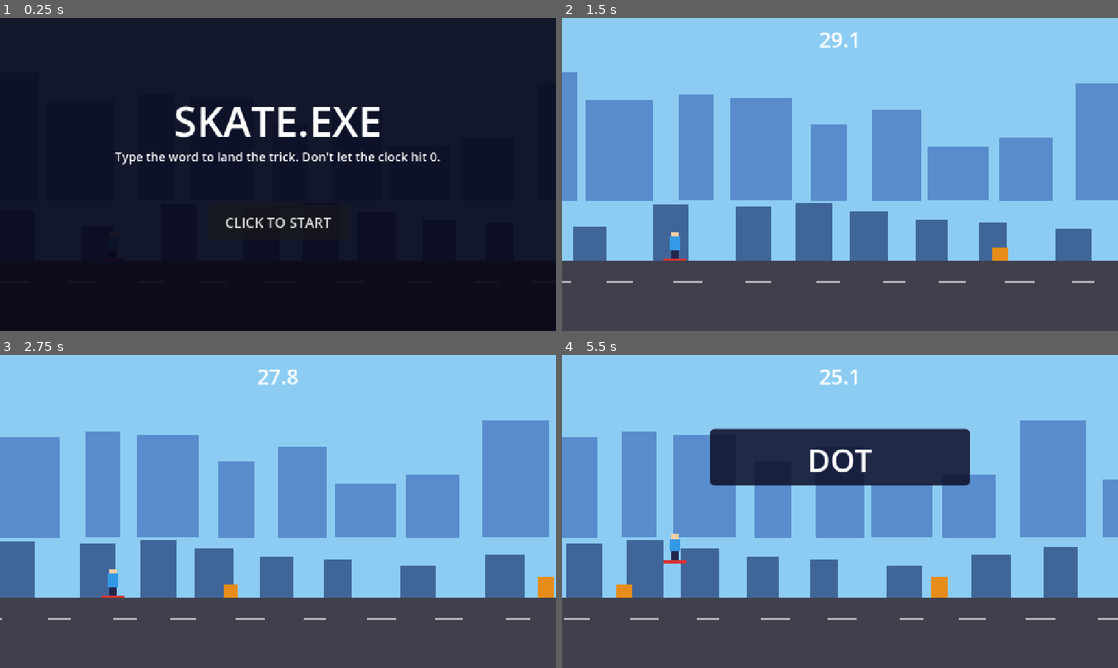
Above: before the commit, frames 1-4 (two rows, left to right).
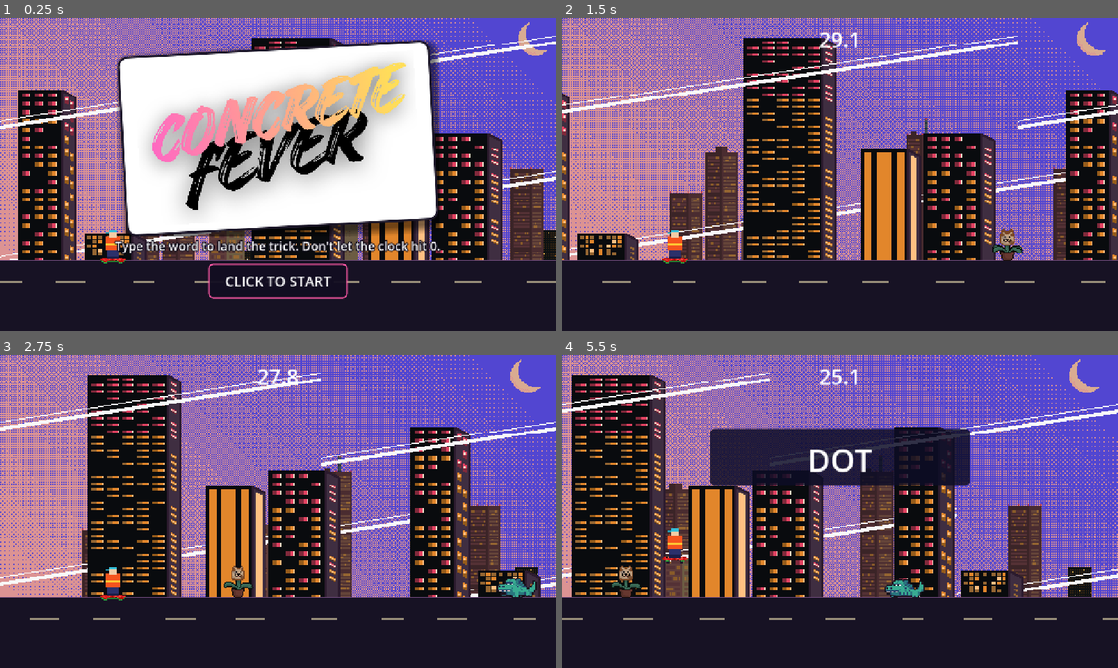
Above: after the commit, the same moments.

Repository: Sleepyad/HackTheFuture
Game: Godot game, scene res://scenes/main.tscn
The game is run twice, just before and just after one commit, with the same random seed, the same clock (stepped at 60 frames per second) and the same inputs.
Inputs:
- Up to frame 1 (0.25 s): no input
- Up to frame 2 (1.5 s): click "CLICK TO START" at 0.5 s; tap Enter at 1.25 s
- Up to frame 3 (2.75 s): no input
- Up to frame 4 (5.5 s): no input

The runs differ from the first frame. In frame 1, 75% of the frame differs, in the area x 0-100%, y 0-90%; in frame 2, 100%, in the area x 0-100%, y 0-100%; in frame 3, 100%; in frame 4, 94%.

Commit message:
D: art assets, skater sprite, title logo and glitch shader, parallax background
- Add assets/ (sprites, 3 parallax backgrounds, title logo, glitch shader)
- skater.tscn: board sprite from the atlas, reworked body/cap colors
- screens.gd/.tscn: CONCRETE FEVER logo sticker with burst glitch (D3)
- New background.gd/.tscn parallax and obstacle.gd/.tscn
- Wire the background into main.gd/main.tscn
- Add .gitignore for .DS_Store and HackAThon/.godot/

Co-Authored-By: Claude Opus 5 <noreply@anthropic.com>

Diff:
--- /dev/null
+++ b/HackAThon/assets/shaders/title_glitch.gdshader
@@ -0,0 +1,33 @@
+shader_type canvas_item;
+// D3 - VHS / dead-channel glitch. Drive `amount` from 0 (clean) to 1 (full tear) and
+// change `seed_t` every frame of a burst so the torn slices keep reshuffling.
+// Reusable: the same shader can go on B's WordPopup from level 3.
+
+uniform float amount : hint_range(0.0, 1.0) = 0.0;
+uniform float seed_t = 0.0;
+uniform float slices = 22.0;
+
+float rand(float x) {
+	return fract(sin(x * 1273.37) * 43758.5453);
+}
+
+void fragment() {
+	vec2 uv = UV;
+
+	// Shove a few horizontal bands sideways; step() keeps most of them untouched.
+	float band = floor(uv.y * slices);
+	float r = rand(band + floor(seed_t * 37.0));
+	float torn = step(0.62, r);
+	uv.x = clamp(uv.x + (r - 0.5) * 0.18 * amount * torn, 0.0, 1.0);
+
+	// Chromatic split: red and blue drift apart as the glitch ramps up.
+	float ca = 0.010 * amount;
+	vec2 ruv = vec2(clamp(uv.x - ca, 0.0, 1.0), uv.y);
+	vec2 buv = vec2(clamp(uv.x + ca, 0.0, 1.0), uv.y);
+	vec4 mid = texture(TEXTURE, uv);
+	COLOR = vec4(texture(TEXTURE, ruv).r, mid.g, texture(TEXTURE, buv).b, mid.a);
+
+	// Thin dark scanline sweeping down during the burst.
+	float line = smoothstep(0.03, 0.0, abs(fract(uv.y - seed_t * 0.9) - 0.5));
+	COLOR.rgb -= line * 0.35 * amount;
+}
--- /dev/null
+++ b/HackAThon/scenes/background.tscn
@@ -0,0 +1,7 @@
+[gd_scene load_steps=2 format=3]
+
+[ext_resource type="Script" path="res://scripts/background.gd" id="1"]
+
+[node name="Background" type="Node2D"]
+z_index = -20
+script = ExtResource("1")
--- a/HackAThon/scenes/main.tscn
+++ b/HackAThon/scenes/main.tscn
@@ -1,9 +1,10 @@
-[gd_scene load_steps=6 format=3]
+[gd_scene load_steps=7 format=3]
 
 [ext_resource type="Script" path="res://scripts/main.gd" id="1"]
 [ext_resource type="PackedScene" path="res://scenes/skater.tscn" id="2"]
 [ext_resource type="PackedScene" path="res://scenes/hud.tscn" id="3"]
 [ext_resource type="PackedScene" path="res://scenes/screens.tscn" id="4"]
+[ext_resource type="PackedScene" path="res://scenes/background.tscn" id="5"]
 
 [sub_resource type="RectangleShape2D" id="1"]
 size = Vector2(3000, 40)
@@ -11,17 +12,7 @@
 [node name="Main" type="Node2D"]
 script = ExtResource("1")
 
-[node name="Sky" type="ColorRect" parent="."]
-z_index = -10
-offset_right = 1280.0
-offset_bottom = 720.0
-color = Color(0.55, 0.8, 0.95, 1)
-
-[node name="FarLayer" type="Node2D" parent="."]
-z_index = -9
-
-[node name="NearLayer" type="Node2D" parent="."]
-z_index = -8
+[node name="Background" parent="." instance=ExtResource("5")]
 
 [node name="Ground" type="StaticBody2D" parent="."]
 position = Vector2(640, 560)
@@ -34,7 +25,13 @@
 offset_left = -640.0
 offset_right = 640.0
 offset_bottom = 160.0
-color = Color(0.25, 0.25, 0.3, 1)
+color = Color(0.09, 0.07, 0.14, 1)
+
+[node name="Curb" type="ColorRect" parent="Ground"]
+offset_left = -640.0
+offset_top = -4.0
+offset_right = 640.0
+color = Color(0.45, 0.3, 0.5, 1)
 
 [node name="StripeLayer" type="Node2D" parent="."]
 
--- /dev/null
+++ b/HackAThon/scenes/obstacle.tscn
@@ -0,0 +1,9 @@
+[gd_scene load_steps=2 format=3]
+
+[ext_resource type="Script" path="res://scripts/obstacle.gd" id="1"]
+
+[node name="Obstacle" type="Node2D"]
+script = ExtResource("1")
+
+[node name="Sprite" type="Sprite2D" parent="."]
+texture_filter = 1
--- a/HackAThon/scenes/screens.tscn
+++ b/HackAThon/scenes/screens.tscn
@@ -1,14 +1,27 @@
-[gd_scene load_steps=2 format=3]
+[gd_scene load_steps=5 format=3]
 
 [ext_resource type="Script" path="res://scripts/screens.gd" id="1"]
+[ext_resource type="Texture2D" path="res://assets/sprite/title/concrete_fever.png" id="2"]
+[ext_resource type="Shader" path="res://assets/shaders/title_glitch.gdshader" id="3"]
+
+[sub_resource type="ShaderMaterial" id="1"]
+shader = ExtResource("3")
+shader_parameter/amount = 0.0
+shader_parameter/seed_t = 0.0
+shader_parameter/slices = 22.0
 
 [node name="Screens" type="CanvasLayer"]
 layer = 20
 script = ExtResource("1")
 
 [node name="TitleScreen" type="ColorRect" parent="."]
+color = Color(0, 0, 0, 0)
 
-[node name="TitleLabel" type="Label" parent="TitleScreen"]
+[node name="LogoCard" type="Panel" parent="TitleScreen"]
+
+[node name="Logo" type="TextureRect" parent="TitleScreen/LogoCard"]
+material = SubResource("1")
+texture = ExtResource("2")
 
 [node name="HintLabel" type="Label" parent="TitleScreen"]
 
--- a/HackAThon/scenes/skater.tscn
+++ b/HackAThon/scenes/skater.tscn
@@ -1,9 +1,14 @@
-[gd_scene load_steps=3 format=3]
+[gd_scene load_steps=5 format=3]
 
 [ext_resource type="Script" path="res://scripts/skater.gd" id="1"]
+[ext_resource type="Texture2D" path="res://assets/sprite/mc/dexDeuxPack.png" id="2"]
 
 [sub_resource type="RectangleShape2D" id="1"]
 size = Vector2(32, 64)
+
+[sub_resource type="AtlasTexture" id="2"]
+atlas = ExtResource("2")
+region = Rect2(48, 324, 32, 8)
 
 [node name="Skater" type="CharacterBody2D"]
 script = ExtResource("1")
@@ -15,30 +20,71 @@
 [node name="Body" type="Node2D" parent="."]
 position = Vector2(0, -32)
 
-[node name="Board" type="ColorRect" parent="Body"]
-offset_left = -28.0
-offset_top = 26.0
-offset_right = 28.0
-offset_bottom = 32.0
-color = Color(0.85, 0.2, 0.2, 1)
+[node name="WheelBack" type="ColorRect" parent="Body"]
+offset_left = -20.0
+offset_top = 32.0
+offset_right = -11.0
+offset_bottom = 40.0
+color = Color(0.12, 0.1, 0.16, 1)
+
+[node name="WheelFront" type="ColorRect" parent="Body"]
+offset_left = 11.0
+offset_top = 32.0
+offset_right = 20.0
+offset_bottom = 40.0
+color = Color(0.12, 0.1, 0.16, 1)
+
+[node name="Board" type="Sprite2D" parent="Body"]
+texture_filter = 1
+position = Vector2(0, 29)
+scale = Vector2(2, 2)
+texture = SubResource("2")
 
 [node name="Legs" type="ColorRect" parent="Body"]
-offset_left = -10.0
-offset_top = 6.0
-offset_right = 10.0
+offset_left = -14.0
+offset_top = 2.0
+offset_right = 14.0
+offset_bottom = 24.0
+color = Color(0.17, 0.19, 0.42, 1)
+
+[node name="Cuffs" type="ColorRect" parent="Body"]
+offset_left = -15.0
+offset_top = 20.0
+offset_right = 15.0
 offset_bottom = 26.0
-color = Color(0.15, 0.15, 0.3, 1)
+color = Color(0.11, 0.12, 0.28, 1)
 
 [node name="Torso" type="ColorRect" parent="Body"]
-offset_left = -12.0
+offset_left = -16.0
 offset_top = -24.0
-offset_right = 12.0
+offset_right = 16.0
 offset_bottom = 6.0
-color = Color(0.2, 0.6, 0.9, 1)
+color = Color(0.96, 0.33, 0.12, 1)
+
+[node name="Stripe" type="ColorRect" parent="Body"]
+offset_left = -16.0
+offset_top = -10.0
+offset_right = 16.0
+offset_bottom = -5.0
+color = Color(1, 0.78, 0.2, 1)
 
 [node name="Head" type="ColorRect" parent="Body"]
 offset_left = -8.0
 offset_top = -36.0
 offset_right = 8.0
-offset_bottom = -24.0
+offset_bottom = -23.0
 color = Color(0.95, 0.8, 0.65, 1)
+
+[node name="Cap" type="ColorRect" parent="Body"]
+offset_left = -10.0
+offset_top = -41.0
+offset_right = 10.0
+offset_bottom = -34.0
+color = Color(0.2, 0.75, 0.85, 1)
+
+[node name="Brim" type="ColorRect" parent="Body"]
+offset_left = -18.0
+offset_top = -36.0
+offset_right = -9.0
+offset_bottom = -33.0
+color = Color(0.14, 0.6, 0.7, 1)
--- /dev/null
+++ b/HackAThon/scripts/background.gd
@@ -0,0 +1,61 @@
+class_name SkyBackground
+extends Node2D
+## D2 - Dusk city parallax.
+## Eight PSD layers exported from assets/sprite/Dusk, stacked back-to-front and
+## scrolled at different rates. Main calls scroll() every frame with the distance
+## the world travelled, so slow-mo during a trick slows the skyline too.
+
+const SRC_W := 512.0                  # source art size
+const SRC_H := 288.0
+const VIEW_W := 1280.0                # viewport size
+const VIEW_H := 720.0
+const ZOOM := VIEW_H / SRC_H          # 2.5 -> art fills the screen exactly
+const TILE_W := SRC_W * ZOOM          # 1280 px per copy
+const COPIES := 2                     # enough to cover the screen while wrapping
+
+# Back to front. The order matches the original PSD stack (0 is the sky plate,
+# 7 the foreground wires); factor is the fraction of the world speed each gets.
+const LAYERS := [
+	{"file": "Dusk_0007_0.png", "factor": 0.00},   # sky + gradient
+	{"file": "Dusk_0006_1.png", "factor": 0.05},
+	{"file": "Dusk_0005_2.png", "factor": 0.02},   # moon - almost pinned
+	{"file": "Dusk_0004_3.png", "factor": 0.12},
+	{"file": "Dusk_0003_4.png", "factor": 0.20},
+	{"file": "Dusk_0002_5.png", "factor": 0.30},
+	{"file": "Dusk_0001_6.png", "factor": 0.45},   # the big towers
+	{"file": "Dusk_0000_7.png", "factor": 0.65},   # power lines in front
+]
+const DIR := "res://assets/sprite/Dusk/Original/"
+
+var _layers: Array[Dictionary] = []   # {sprites: Array[Sprite2D], factor: float}
+
+
+func _ready() -> void:
+	for i in LAYERS.size():
+		var data: Dictionary = LAYERS[i]
+		var tex: Texture2D = load(DIR + String(data["file"]))
+		var sprites: Array[Sprite2D] = []
+		for copy in COPIES:
+			var s := Sprite2D.new()
+			s.texture = tex
+			s.centered = false
+			s.texture_filter = CanvasItem.TEXTURE_FILTER_NEAREST   # keep the pixels crisp
+			s.scale = Vector2(ZOOM, ZOOM)
+			s.position = Vector2(copy * TILE_W, 0.0)
+			s.z_index = i                                          # relative to this node (-20)
+			add_child(s)
+			sprites.append(s)
+		_layers.append({"sprites": sprites, "factor": float(data["factor"])})
+
+
+# Called by Main with the distance the world moved this frame (px).
+func scroll(dist: float) -> void:
+	for layer in _layers:
+		var factor: float = layer["factor"]
+		if factor == 0.0:
+			continue
+		var sprites: Array = layer["sprites"]
+		for s: Sprite2D in sprites:
+			s.position.x -= dist * factor
+			if s.position.x <= -TILE_W:
+				s.position.x += TILE_W * COPIES
--- a/HackAThon/scripts/main.gd
+++ b/HackAThon/scripts/main.gd
@@ -1,7 +1,8 @@
 extends Node2D
 ## Main: scrolling parallax world, obstacle spawner, automatic jump trigger, run flow.
-## The skater stays put; layers and obstacles move left. All scrolling uses _process
-## delta, which Godot scales by Engine.time_scale, so slow-mo during tricks is free.
+## The skater stays put; the background, road stripes and obstacles move left. All
+## scrolling uses _process delta, which Godot scales by Engine.time_scale, so slow-mo
+## during tricks is free.
 
 const W := 1280.0
 const GROUND_Y := 560.0
@@ -11,22 +12,24 @@
 const GAP_MAX := 780.0
 const SPAWN_X := W + 60.0
 
+const OBSTACLE_SCENE := preload("res://scenes/obstacle.tscn")
+
 var playing := false
 var _layers: Array[Dictionary] = []  # {node, factor, span}
-var _obstacles: Array[ColorRect] = []
+var _obstacles: Array[Obstacle] = []
 var _next_gap := GAP_MIN
+var _last_kind := ""
 
 @onready var skater: Skater = $Skater
+@onready var background: SkyBackground = $Background
 @onready var obstacle_root: Node2D = $Obstacles
 @onready var hud: GameHUD = $HUD
 @onready var screens: GameScreens = $Screens
 
 
 func _ready() -> void:
-	# far buildings, near buildings, ground dashes (parallax factor = fraction of speed)
-	_build_layer($FarLayer, 420.0, Vector2(80, 160), Vector2(120, 300), Vector2(10, 60), Color(0.35, 0.55, 0.8), 0.15)
-	_build_layer($NearLayer, 560.0, Vector2(60, 120), Vector2(60, 160), Vector2(40, 120), Color(0.25, 0.4, 0.6), 0.45)
-	_build_layer($StripeLayer, 610.0, Vector2(50, 70), Vector2(6, 6), Vector2(70, 110), Color(1, 1, 1, 0.6), 1.0)
+	# Dusk skyline parallax lives in Background.tscn; here we only add the road dashes.
+	_build_layer($StripeLayer, 610.0, Vector2(50, 70), Vector2(6, 6), Vector2(70, 110), Color(1, 0.95, 0.75, 0.55), 1.0)
 	hud.visible = false                      # Game's clock ticks from boot; hide until a run starts
 	screens.start_requested.connect(_start_run)
 	Game.game_over.connect(_on_game_over)
@@ -36,6 +39,7 @@
 	if not playing:
 		return
 	var speed := lerpf(SPEED_EASY, SPEED_HARD, Game.difficulty)
+	background.scroll(speed * delta)
 	_scroll_layers(speed * delta)
 	_move_obstacles(speed * delta)
 	_maybe_spawn()
@@ -64,7 +68,7 @@
 	screens.show_game_over(survived)
 
 
-# ---------- PARALLAX ----------
+# ---------- ROAD DASHES ----------
 
 # Fills `root` with random ColorRects in a row, wide enough to wrap seamlessly.
 func _build_layer(root: Node2D, y_bottom: float, w: Vector2, h: Vector2, gap: Vector2, color: Color, factor: float) -> void:
@@ -96,7 +100,7 @@
 	for i in range(_obstacles.size() - 1, -1, -1):
 		var o := _obstacles[i]
 		o.position.x -= dist
-		if o.position.x + o.size.x < -80.0:
+		if o.position.x + o.width < -80.0:
 			o.queue_free()
 			_obstacles.remove_at(i)
 
@@ -104,10 +108,13 @@
 func _maybe_spawn() -> void:
 	if not _obstacles.is_empty() and _obstacles.back().position.x > W - _next_gap:
 		return
-	var o := ColorRect.new()
-	o.size = Vector2(randf_range(30.0, 60.0), randf_range(30.0, 60.0))
-	o.position = Vector2(SPAWN_X, GROUND_Y - o.size.y)
-	o.color = Color(0.9, 0.55, 0.1)
+	var kind := Obstacle.random_kind()
+	while kind == _last_kind:                # don't send the same critter twice in a row
+		kind = Obstacle.random_kind()
+	_last_kind = kind
+	var o: Obstacle = OBSTACLE_SCENE.instantiate()
+	o.setup(kind)
+	o.position = Vector2(SPAWN_X, GROUND_Y)
 	obstacle_root.add_child(o)
 	_obstacles.append(o)
 	_next_gap = randf_range(GAP_MIN, GAP_MAX)
@@ -121,7 +128,7 @@
 	var air := lerpf(Game.AIR_TIME_EASY, Game.AIR_TIME_HARD, Game.difficulty)
 	var flight := air * Game.SLOWMO_SCALE
 	for o in _obstacles:
-		var dx := o.position.x + o.size.x * 0.5 - skater.position.x
+		var dx := o.position.x + o.width * 0.5 - skater.position.x
 		if dx > 0.0 and dx <= speed * flight * 0.5:
 			skater.try_jump()
 			return
--- /dev/null
+++ b/HackAThon/scripts/obstacle.gd
@@ -0,0 +1,104 @@
+class_name Obstacle
+extends Node2D
+## One street hazard. The sheets are plain strips/grids, so a single Sprite2D with
+## hframes/vframes is enough - no SpriteFrames resource needed.
+##
+## `art` is the tight bounding box of the drawing inside one cell (measured once,
+## hard-coded here). We use it to park the node's origin on the obstacle's bottom-left
+## corner, which is what Main's spawn and jump-trigger maths expect, and to report a
+## `width` that matches what the player actually sees.
+const KINDS := {
+	"dog": {
+		"texture": "res://assets/sprite/dog/Dog.png",
+		"hframes": 8, "vframes": 2, "first": 8, "frames": 8,   # row 1 = the yellow dog
+		"art": Rect2(0, 2, 16, 14), "fps": 10.0, "zoom": 4.2, "flip": false, "hover": 0.0,
+	},
+	"cat": {
+		"texture": "res://assets/sprite/cat/cat_walk.png",
+		"hframes": 8, "vframes": 1, "first": 0, "frames": 8,
+		"art": Rect2(0, 0, 28, 30), "fps": 8.0, "zoom": 2.5, "flip": false, "hover": 0.0,
+	},
+	"grandma": {
+		"texture": "res://assets/sprite/grandma/grandma_walk.png",
+		"hframes": 7, "vframes": 1, "first": 0, "frames": 7,   # art walks right, flip to face us
+		"art": Rect2(1, 0, 15, 16), "fps": 7.0, "zoom": 4.2, "flip": true, "hover": 0.0,
+	},
+	"croc": {
+		"texture": "res://assets/sprite/croc/croc_walk.png",
+		"hframes": 6, "vframes": 1, "first": 0, "frames": 6,
+		"art": Rect2(1, 17, 29, 15), "fps": 9.0, "zoom": 3.2, "flip": false, "hover": 0.0,
+	},
+	"balloon": {
+		"texture": "res://assets/sprite/ballon/Balloon.png",
+		"region": Rect2(90, 40, 150, 240),                     # crop the padding off
+		"hframes": 1, "vframes": 1, "first": 0, "frames": 1,
+		"art": Rect2(0, 0, 150, 240), "fps": 0.0, "zoom": 0.36, "flip": false, "hover": 8.0,
+	},
+}
+
+var width := 48.0                      # Main uses this for spacing and jump timing
+
+var _first := 0
+var _frames := 1
+var _fps := 0.0
+var _time := 0.0
+var _hover := 0.0
+var _base_y := 0.0
+
+@onready var sprite: Sprite2D = $Sprite
+
+
+static func random_kind() -> String:
+	var keys: Array = KINDS.keys()
+	return keys[randi() % keys.size()]
+
+
+# Call right after instantiate(); works before the node is in the tree.
+func setup(kind: String) -> void:
+	if not KINDS.has(kind):
+		kind = "dog"
+	var d: Dictionary = KINDS[kind]
+	if sprite == null:
+		sprite = $Sprite
+
+	var tex: Texture2D = load(String(d["texture"]))
+	sprite.texture = tex
+	sprite.texture_filter = CanvasItem.TEXTURE_FILTER_NEAREST
+
+	var cell := Vector2(tex.get_width() / float(d["hframes"]), tex.get_height() / float(d["vframes"]))
+	if d.has("region"):
+		var r: Rect2 = d["region"]
+		sprite.region_enabled = true
+		sprite.region_rect = r
+		cell = r.size
+	else:
+		sprite.hframes = int(d["hframes"])
+		sprite.vframes = int(d["vframes"])
+
+	_first = int(d["first"])
+	_frames = int(d["frames"])
+	_fps = float(d["fps"])
+	_hover = float(d["hover"])
+	sprite.frame = _first
+	sprite.flip_h = bool(d["flip"])
+
+	var zoom := float(d["zoom"])
+	sprite.scale = Vector2(zoom, zoom)
+
+	# Sprite2D draws the cell centred on its position. Shift it so the node's origin
+	# lands on the bottom-left of the visible art.
+	var art: Rect2 = d["art"]
+	width = art.size.x * zoom
+	sprite.position = Vector2(
+		(cell.x * 0.5 - art.position.x) * zoom,
+		(cell.y * 0.5 - art.position.y - art.size.y) * zoom - _hover
+	)
+	_base_y = sprite.position.y
+
+
+func _process(delta: float) -> void:
+	if _fps > 0.0 and _frames > 1:
+		_time += delta
+		sprite.frame = _first + int(_time * _fps) % _frames
+	if _hover > 0.0:
+		sprite.position.y = _base_y + sin(Time.get_ticks_msec() * 0.004) * _hover
--- a/HackAThon/scripts/screens.gd
+++ b/HackAThon/scripts/screens.gd
@@ -1,14 +1,28 @@
 class_name GameScreens
 extends CanvasLayer
-## Title ("Click to start") and game over screens. The click gives the web build keyboard focus.
-## Buttons use FOCUS_NONE so Space/Enter typed during play can never "press" them.
+## Title (logo sticker + "Click to start") and game over screens. The click gives the
+## web build keyboard focus. Buttons use FOCUS_NONE so Space/Enter typed during play
+## can never "press" them.
 
 signal start_requested
 
+const CARD_SIZE := Vector2(720, 414)     # white sticker holding the CONCRETE FEVER logo
+const CARD_TILT := -0.055                # radians, just enough to look stuck on by hand
+const CARD_POS := Vector2((1280.0 - CARD_SIZE.x) * 0.5, 70.0)
+
+# D3 - the title glitches in short bursts instead of wobbling non-stop.
+const GLITCH_GAP := Vector2(3.0, 5.0)    # real seconds between bursts (min, max)
+const GLITCH_LEN := Vector2(0.22, 0.42)  # how long one burst lasts
+
 var _best := 0.0            # best survival this session (memory only, no file I/O)
+var _glitch_mat: ShaderMaterial
+var _glitch_wait := 0.0
+var _glitch_left := 0.0
+var _glitch_span := 1.0
 
 @onready var title_screen: ColorRect = $TitleScreen
-@onready var title_label: Label = $TitleScreen/TitleLabel
+@onready var logo_card: Panel = $TitleScreen/LogoCard
+@onready var logo: TextureRect = $TitleScreen/LogoCard/Logo
 @onready var hint_label: Label = $TitleScreen/HintLabel
 @onready var start_button: Button = $TitleScreen/StartButton
 @onready var over_screen: ColorRect = $GameOverScreen
@@ -20,16 +34,33 @@
 	layer = 20
 	for s: ColorRect in [title_screen, over_screen]:
 		s.size = Vector2(1280, 720)
-		s.color = Color(0.03, 0.03, 0.1, 0.92)
-	_setup_label(title_label, "SKATE.EXE", Vector2(0, 170), 96)
-	_setup_label(hint_label, "Type the word to land the trick. Don't let the clock hit 0.", Vector2(0, 300), 28)
+	# The title is see-through: the live dusk skyline IS the background.
+	title_screen.color = Color(0, 0, 0, 0)
+	over_screen.color = Color(0.03, 0.03, 0.1, 0.92)
+
+	_setup_logo()
+	_setup_label(hint_label, "Type the word to land the trick. Don't let the clock hit 0.", Vector2(0, 505), 28)
 	_setup_label(result_label, "", Vector2(0, 150), 56)
-	_setup_button(start_button, "CLICK TO START", Vector2(480, 430))
+	_setup_button(start_button, "CLICK TO START", Vector2(480, 565))
 	_setup_button(restart_button, "RESTART", Vector2(480, 460))
 	start_button.pressed.connect(_on_start_pressed)
 	restart_button.pressed.connect(_on_restart_pressed)
 	title_screen.show()
 	over_screen.hide()
+	_glitch_wait = randf_range(GLITCH_GAP.x, GLITCH_GAP.y)
+
+
+func _process(delta: float) -> void:
+	if _glitch_mat == null or not title_screen.visible:
+		return
+	if _glitch_left > 0.0:
+		_run_glitch(delta)
+	else:
+		_glitch_wait -= delta
+		if _glitch_wait <= 0.0:
+			_glitch_span = randf_range(GLITCH_LEN.x, GLITCH_LEN.y)
+			_glitch_left = _glitch_span
+			_glitch_wait = randf_range(GLITCH_GAP.x, GLITCH_GAP.y)
 
 
 # Called by Main when Game.game_over fires.
@@ -40,6 +71,7 @@
 
 
 func _on_start_pressed() -> void:
+	_clear_glitch()
 	title_screen.hide()
 	start_requested.emit()
 
@@ -49,12 +81,76 @@
 	start_requested.emit()        # Main calls Game.reset()
 
 
+# ---------- GLITCH ----------
+
+# One burst: ramps hard, decays, and kicks the whole sticker around while it lasts.
+func _run_glitch(delta: float) -> void:
+	_glitch_left -= delta
+	if _glitch_left <= 0.0:
+		_clear_glitch()
+		return
+	var t := _glitch_left / _glitch_span          # 1 -> 0 across the burst
+	var amount := t * t * (0.6 + randf() * 0.4)   # decays, with per-frame crackle
+	_glitch_mat.set_shader_parameter("amount", amount)
+	_glitch_mat.set_shader_parameter("seed_t", float(Time.get_ticks_msec()) * 0.001)
+	logo_card.position = CARD_POS + Vector2(randf_range(-9.0, 9.0), randf_range(-4.0, 4.0)) * amount
+	logo_card.rotation = CARD_TILT + randf_range(-0.012, 0.012) * amount
+	logo_card.modulate.a = 1.0 - randf() * 0.25 * amount
+
+
+func _clear_glitch() -> void:
+	_glitch_left = 0.0
+	if _glitch_mat != null:
+		_glitch_mat.set_shader_parameter("amount", 0.0)
+	logo_card.position = CARD_POS
+	logo_card.rotation = CARD_TILT
+	logo_card.modulate.a = 1.0
+
+
+# ---------- LAYOUT ----------
+
+# The logo art ships on a white background, so we keep that white and turn it into a
+# rounded sticker instead of cutting it out - that also keeps the black "FEVER" readable.
+func _setup_logo() -> void:
+	var box := StyleBoxFlat.new()
+	box.bg_color = Color(1, 1, 1, 1)
+	box.set_corner_radius_all(22)
+	box.border_width_left = 5
+	box.border_width_top = 5
+	box.border_width_right = 5
+	box.border_width_bottom = 5
+	box.border_color = Color(0.11, 0.09, 0.16, 1)
+	box.shadow_color = Color(0, 0, 0, 0.5)
+	box.shadow_size = 20
+	box.shadow_offset = Vector2(7, 11)
+	logo_card.add_theme_stylebox_override("panel", box)
+
+	logo_card.size = CARD_SIZE
+	logo_card.position = CARD_POS
+	logo_card.pivot_offset = CARD_SIZE * 0.5
+	logo_card.rotation = CARD_TILT
+	logo_card.mouse_filter = Control.MOUSE_FILTER_IGNORE
+	logo_card.clip_contents = true
+
+	# expand_mode first: while it is KEEP_SIZE the texture's own 1460x838 is a minimum
+	# size and any size we set gets clamped straight back up to it.
+	logo.expand_mode = TextureRect.EXPAND_IGNORE_SIZE
+	logo.stretch_mode = TextureRect.STRETCH_KEEP_ASPECT_CENTERED
+	logo.mouse_filter = Control.MOUSE_FILTER_IGNORE
+	logo.position = Vector2(26, 22)
+	logo.size = CARD_SIZE - Vector2(52, 44)
+	_glitch_mat = logo.material as ShaderMaterial
+
+
 func _setup_label(l: Label, text: String, pos: Vector2, font_size: int) -> void:
 	l.text = text
 	l.position = pos
 	l.size = Vector2(1280, 140)
 	l.horizontal_alignment = HORIZONTAL_ALIGNMENT_CENTER
 	l.add_theme_font_size_override("font_size", font_size)
+	# No dark plane behind the title any more, so the text carries its own outline.
+	l.add_theme_color_override("font_outline_color", Color(0.04, 0.03, 0.09, 1))
+	l.add_theme_constant_override("outline_size", 10)
 
 
 func _setup_button(b: Button, text: String, pos: Vector2) -> void:
@@ -63,3 +159,15 @@
 	b.size = Vector2(320, 80)
 	b.focus_mode = Control.FOCUS_NONE
 	b.add_theme_font_size_override("font_size", 32)
+	for state in ["normal", "hover", "pressed"]:
+		var box := StyleBoxFlat.new()
+		box.bg_color = Color(0.07, 0.05, 0.13, 0.95) if state != "hover" else Color(0.16, 0.1, 0.24, 0.95)
+		box.set_corner_radius_all(10)
+		box.border_width_left = 3
+		box.border_width_top = 3
+		box.border_width_right = 3
+		box.border_width_bottom = 3
+		box.border_color = Color(1, 0.35, 0.65, 1) if state != "pressed" else Color(1, 0.82, 0.25, 1)
+		b.add_theme_stylebox_override(state, box)
+	b.add_theme_color_override("font_color", Color(1, 1, 1, 1))
+	b.add_theme_color_override("font_hover_color", Color(1, 0.88, 0.45, 1))
Not shown, added: HackAThon/assets/shaders/title_glitch.gdshader.uid
Binary file added: HackAThon/assets/sprite/Day/4X/Day4X.png
Not shown, added: HackAThon/assets/sprite/Day/4X/Day4X.png.import
Binary file added: HackAThon/assets/sprite/Day/4X/Day4X_0000_7.png
Not shown, added: HackAThon/assets/sprite/Day/4X/Day4X_0000_7.png.import
Binary file added: HackAThon/assets/sprite/Day/4X/Day4X_0001_6.png
Not shown, added: HackAThon/assets/sprite/Day/4X/Day4X_0001_6.png.import
Binary file added: HackAThon/assets/sprite/Day/4X/Day4X_0002_5.png
Not shown, added: HackAThon/assets/sprite/Day/4X/Day4X_0002_5.png.import
Binary file added: HackAThon/assets/sprite/Day/4X/Day4X_0003_4.png
Not shown, added: HackAThon/assets/sprite/Day/4X/Day4X_0003_4.png.import
Binary file added: HackAThon/assets/sprite/Day/4X/Day4X_0004_3.png
(and 135 more such lines)
